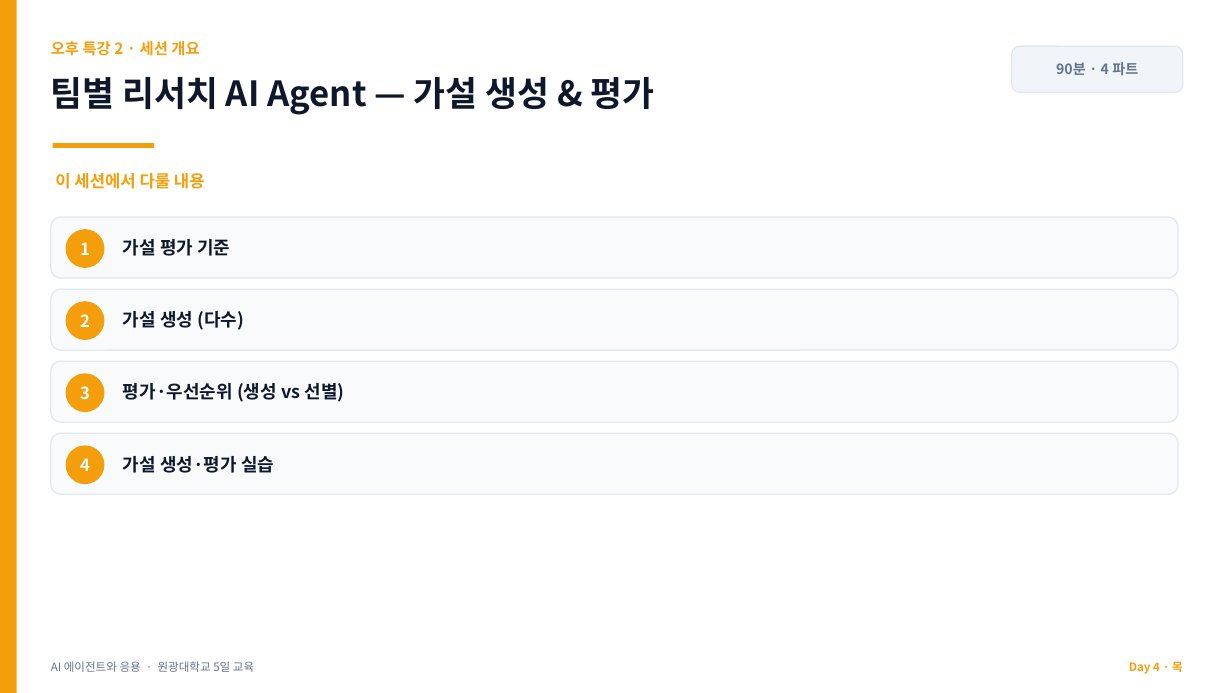
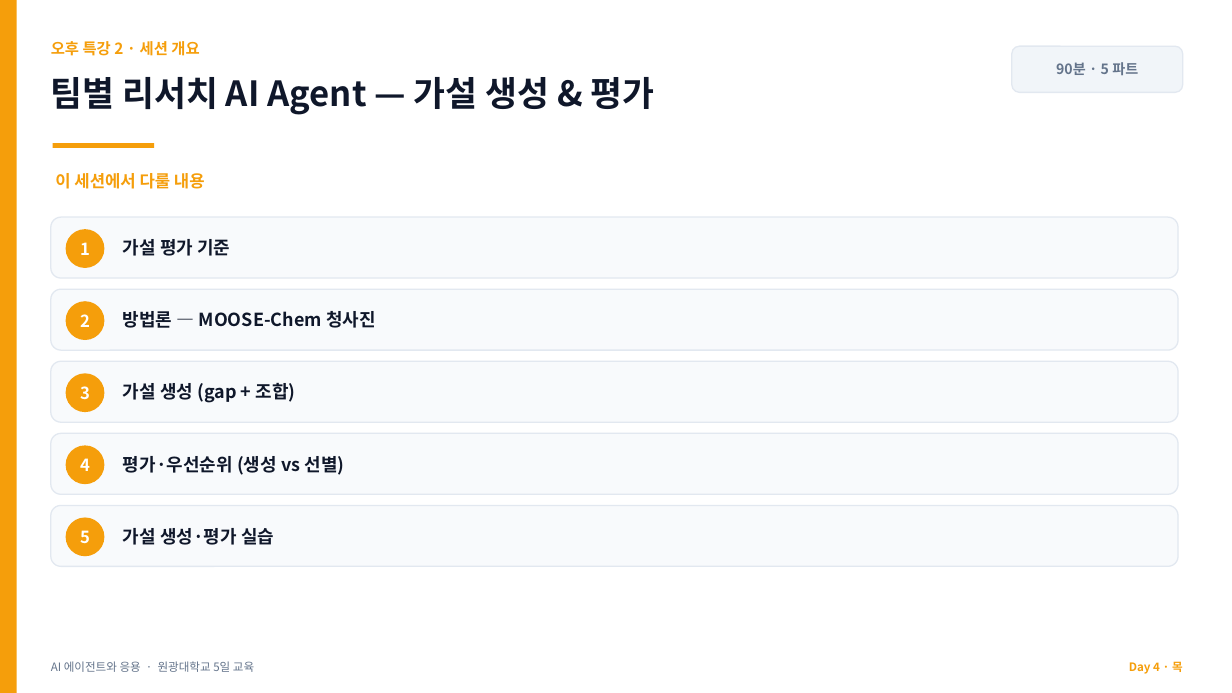
Before and after one commit to jyshin-22/wku-ai-agent-program, a slide deck: slide 18 of slides/day4.pptx. Drawn at 1232x693 pixels with LibreOffice and Linux fonts; fonts in the diff are those of the drawing. Boxes give left, top, right and bottom in pixels: in the first picture for what was removed or moved away, otherwise in the second. Text is boxed around its words. In the diff, an @@ line names an element or a change of style, - is before the commit and + after.

```diff
--- a/slides/day4.pptx
+++ b/slides/day4.pptx
@@ text at [1056,62,1138,75]: text changed @@
-90분 · 4 파트
+90분 · 5 파트
@@ text at [123,311,376,328]: text changed @@
-가설 생성 (다수)
+방법론 — MOOSE-Chem 청사진
@@ text at [123,383,296,403]: text changed @@
-평가·우선순위 (생성 vs 선별)
+가설 생성 (gap + 조합)
@@ text added at [123,456,345,475], 14 pt, text #0F172A, bold @@
+평가·우선순위 (생성 vs 선별)
@@ rounded rectangle added at [51,506,1178,567], fill #F8FAFC, outline #E2E8F0 1 pt @@
@@ text "가설 생성·평가 실습": place and size @@
-text "가설 생성·평가 실습" at [123,456,274,473]
+text "가설 생성·평가 실습" at [123,528,274,545]
@@ ellipse added at [66,518,104,556], fill #F59E0B @@
@@ text added at [80,530,90,544], 13 pt, text #FFFFFF, bold @@
+5
```
Also in this commit, not shown: 1 other slide changed, 2 slides added, 12 other files.
